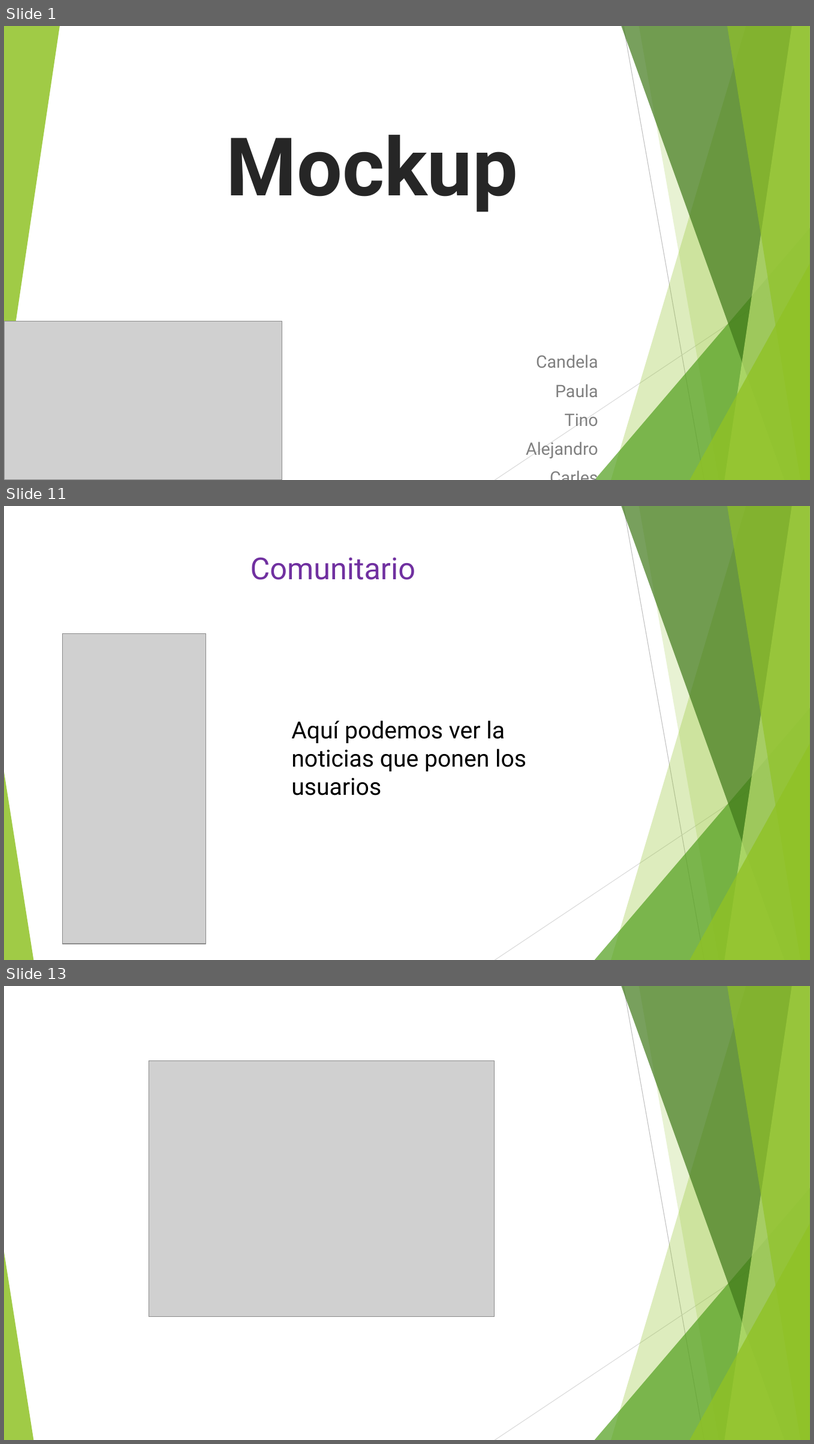
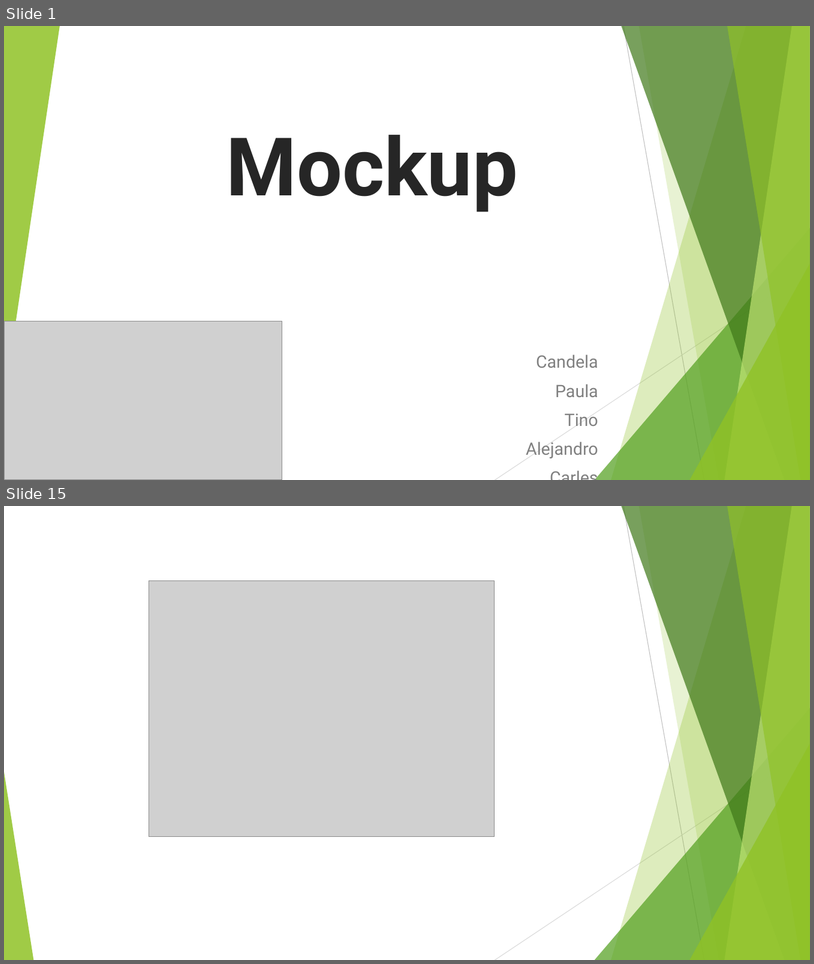
Before and after one commit to Tiinocm/ProyectoIntegrado, a slide deck: carles/poryecto integrado.pptx. Shown one above the other, each under a label of ours: slides 1, 11 and 13 before the commit, slides 1 and 15 after it; the slides between them are not shown. The pictures are 814x1444 and 814x964 pixels, drawn with LibreOffice and Linux fonts; fonts in the diff are those of the drawing; grey boxes stand for pictures. Boxes give left, top, right and bottom in pixels: in the first picture for what was removed or moved away, otherwise in the second. Text is boxed around its words. In the diff, an @@ line names an element or a change of style, - is before the commit and + after.

```diff
--- a/carles/poryecto integrado.pptx
+++ b/carles/poryecto integrado.pptx
@@ slide 11 removed at [4,506,810,960], background #FFFFFF; not listed: 10 template elements that a slide beside it also shows @@
@@ title removed at [251,557,416,580] @@
-Comunitario
@@ picture removed at [63,634,206,943] @@
@@ text removed at [291,720,527,795] @@
-Aquí podemos ver la noticias que ponen los usuarios
@@ what was slide 13 is now slide 15 @@
```
Also in this commit, not shown: 6 slides changed, 7 slides added, 4 other slides removed.
